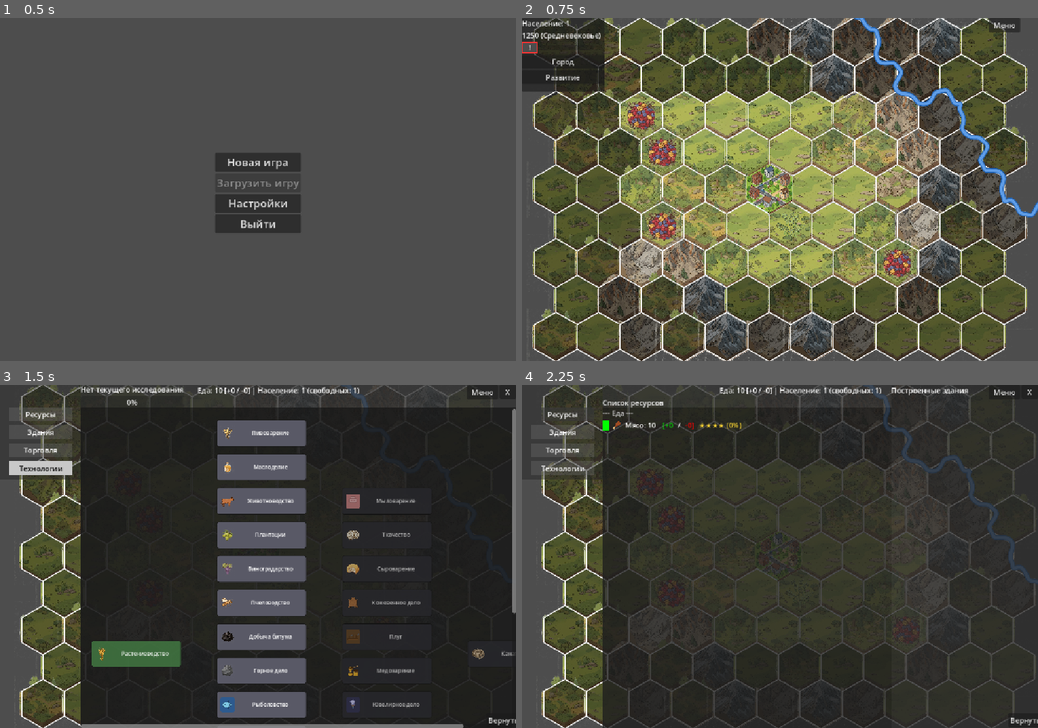
Above: before the commit, frames 1-4 (two rows, left to right).
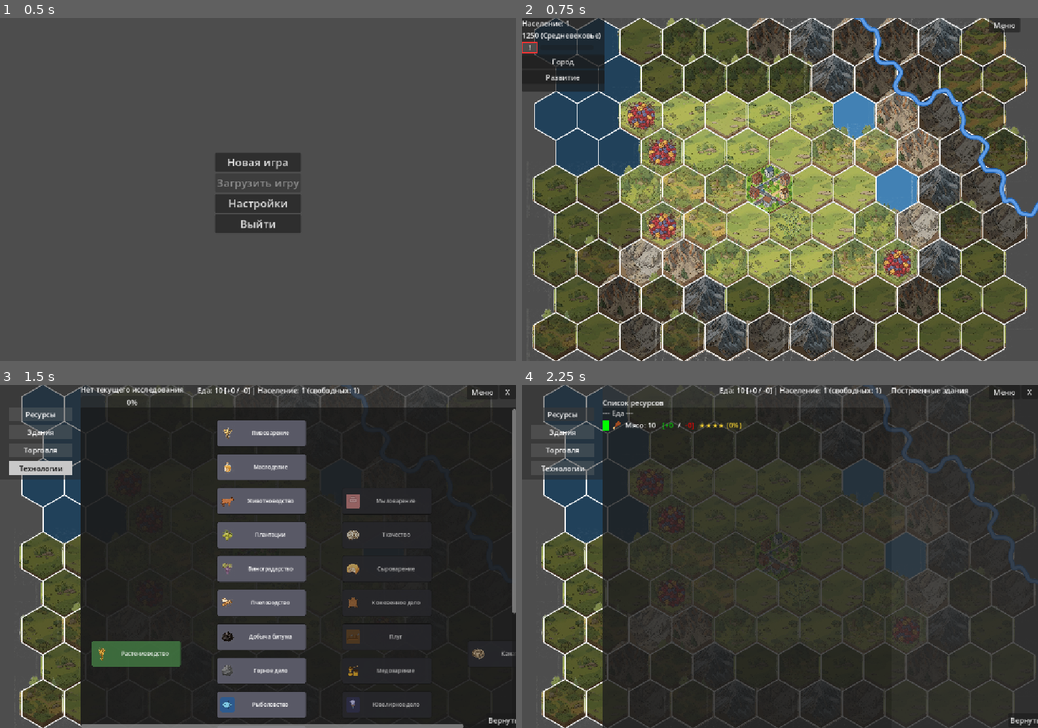
Above: after the commit, the same moments.

Repository: Night-Pryanik/The-City
Game: Godot game, scene res://scenes/main_menu.tscn
The game is run twice, just before and just after one commit, with the same random seed, the same clock (stepped at 60 frames per second) and the same inputs.
Inputs (mouse positions are in pixels of both pictures, inside the frame that each line leads up to):
- Up to frame 1 (0.5 s): no input
- Up to frame 2 (0.75 s): click "Новая игра" at 0.5 s
- Up to frame 3 (1.5 s): click (10, 415) at 1.25 s
- Up to frame 4 (2.25 s): click "Ресурсы" at 2 s

Frame 1 is identical in both runs. In frame 2, 7.6% of the frame differs, in the area x 2-98%, y 0-57%; in frame 3, 2.6%; in frame 4, 2.8%.

Commit message:
Добавлены озера

Diff:
--- a/data/map_config.json
+++ b/data/map_config.json
@@ -19,8 +19,9 @@
     // terrain_density — доля центров каждого типа (сумма ≈ 1.0).
     "target_cluster": 22,
     "terrain_density": {
-      "plain": 0.50,
-      "hill": 0.30,
+      "plain": 0.45,
+      "hill": 0.25,
+      "lake": 0.10,
       "mountain": 0.20
     }
   }
--- a/data/terrains.json
+++ b/data/terrains.json
@@ -26,6 +26,14 @@
       "expansion_cost": 150,
       "icons": [ "mountain_1.png", "mountain_2.png", "mountain_3.png" ],
       "cover_chance": { "none": 90, "sparse_forest": 5, "forest": 5 }
+    },
+    {
+      "id": "lake",
+      "name": "Пресноводное озеро",
+      "color": [ 66, 129, 180 ],
+      "move_cost": 999,
+      "expansion_cost": 200,
+      "cover_chance": { "none": 100 }
     }
   ]
 }
--- a/scripts/main_map.gd
+++ b/scripts/main_map.gd
@@ -448,10 +448,23 @@
     if tile == null:
         return false
 
+    if tile.get("terrain", "plain") == "lake":
+        return true
     if tile.get("river_edges", []).size() > 0:
         return true
     if _is_hex_adjacent_to_canal(row, col):
         return true
+
+    var neighbors = HexUtils.get_neighbors_odd_r(row, col, map_rows, map_cols)
+    for n in neighbors:
+        var neighbor_tile = tile_data[n.row][n.col]
+        if neighbor_tile == null:
+            continue
+        if neighbor_tile.get("terrain", "plain") == "lake":
+            return true
+        if neighbor_tile.get("river_edges", []).size() > 0:
+            return true
+
     if tile.improvement != "farm":
         return false
 
@@ -468,6 +481,8 @@
         if current_tile == null:
             continue
 
+        if current_tile.get("terrain", "plain") == "lake":
+            return true
         if current_tile.get("river_edges", []).size() > 0:
             return true
         if _is_hex_adjacent_to_canal(crow, ccol):
@@ -475,14 +490,16 @@
         if dist >= 3:
             continue
 
-        var neighbors = HexUtils.get_neighbors_odd_r(crow, ccol, map_rows, map_cols)
-        for n in neighbors:
+        var neighbors_local = HexUtils.get_neighbors_odd_r(crow, ccol, map_rows, map_cols)
+        for n in neighbors_local:
             var key = "%d_%d" % [n.row, n.col]
             if visited.has(key):
                 continue
             var neighbor_tile = tile_data[n.row][n.col]
             if neighbor_tile == null:
                 continue
+            if neighbor_tile.get("terrain", "plain") == "lake":
+                return true
             if neighbor_tile.improvement == "farm":
                 visited[key] = true
                 queue.append({"row": n.row, "col": n.col, "dist": dist + 1})
--- a/scripts/map_generator.gd
+++ b/scripts/map_generator.gd
@@ -26,13 +26,15 @@
     var area := rows * cols
     var total := maxi(12, int(round(float(area) / target_cluster)))
 
-    var plain_w := float(density.get("plain", 0.50))
-    var hill_w := float(density.get("hill", 0.30))
+    var plain_w := float(density.get("plain", 0.45))
+    var hill_w := float(density.get("hill", 0.25))
+    var lake_w := float(density.get("lake", 0.10))
     var mountain_w := float(density.get("mountain", 0.20))
 
     return {
         "plain": maxi(3, int(round(total * plain_w))),
         "hill": maxi(2, int(round(total * hill_w))),
+        "lake": maxi(1, int(round(total * lake_w))),
         "mountain": maxi(2, int(round(total * mountain_w))),
     }
 
@@ -60,6 +62,27 @@
     for row in range(rows):
         for col in range(cols):
             tile_data[row][col]["terrain"] = voronoi[row][col]
+
+    # Гарантируем минимальный объём озёр на карте: озеро не должно исчезать
+    # в слишком маленьких картах или при редких случайностях генерации центров.
+    var lake_tiles := 0
+    for row in range(rows):
+        for col in range(cols):
+            if tile_data[row][col]["terrain"] == "lake":
+                lake_tiles += 1
+    if lake_tiles < 3:
+        for row in range(rows):
+            for col in range(cols):
+                if lake_tiles >= 3:
+                    break
+                if tile_data[row][col]["resource"] != null:
+                    continue
+                if tile_data[row][col]["terrain"] == "lake":
+                    continue
+                tile_data[row][col]["terrain"] = "lake"
+                lake_tiles += 1
+            if lake_tiles >= 3:
+                break
 
     # --- Покров (cover): генерируем ПОСЛЕ рельефа, с учётом terrain ---
     # Вероятности покрова для каждого типа местности заданы в terrains.json
--- a/scripts/road_manager.gd
+++ b/scripts/road_manager.gd
@@ -115,6 +115,8 @@
                 continue
 
             var tile = tile_data[n.row][n.col]
+            if tile == null or tile.get("terrain", "plain") == "lake":
+                continue
             var terrain_id = tile.get("terrain", "plain")
             var move_cost = 1
             if GameData.terrains.has(terrain_id):
@@ -170,22 +172,22 @@
     # Для even rows (row % 2 == 0)
     if row % 2 == 0:
         directions = [
-            {"r": 0, "c": -1},   # W
-            {"r": 0, "c": 1},    # E
-            {"r": -1, "c": -1},  # NW
-            {"r": -1, "c": 0},   # NE
-            {"r": 1, "c": -1},   # SW
-            {"r": 1, "c": 0}     # SE
+            {"r": 0, "c": - 1}, # W
+            {"r": 0, "c": 1}, # E
+            {"r": - 1, "c": - 1}, # NW
+            {"r": - 1, "c": 0}, # NE
+            {"r": 1, "c": - 1}, # SW
+            {"r": 1, "c": 0} # SE
         ]
     else:
         # Для odd rows (row % 2 == 1)
         directions = [
-            {"r": 0, "c": -1},   # W
-            {"r": 0, "c": 1},    # E
-            {"r": -1, "c": 0},   # NW
-            {"r": -1, "c": 1},   # NE
-            {"r": 1, "c": 0},    # SW
-            {"r": 1, "c": 1}     # SE
+            {"r": 0, "c": - 1}, # W
+            {"r": 0, "c": 1}, # E
+            {"r": - 1, "c": 0}, # NW
+            {"r": - 1, "c": 1}, # NE
+            {"r": 1, "c": 0}, # SW
+            {"r": 1, "c": 1} # SE
         ]
 
     for d in directions:
